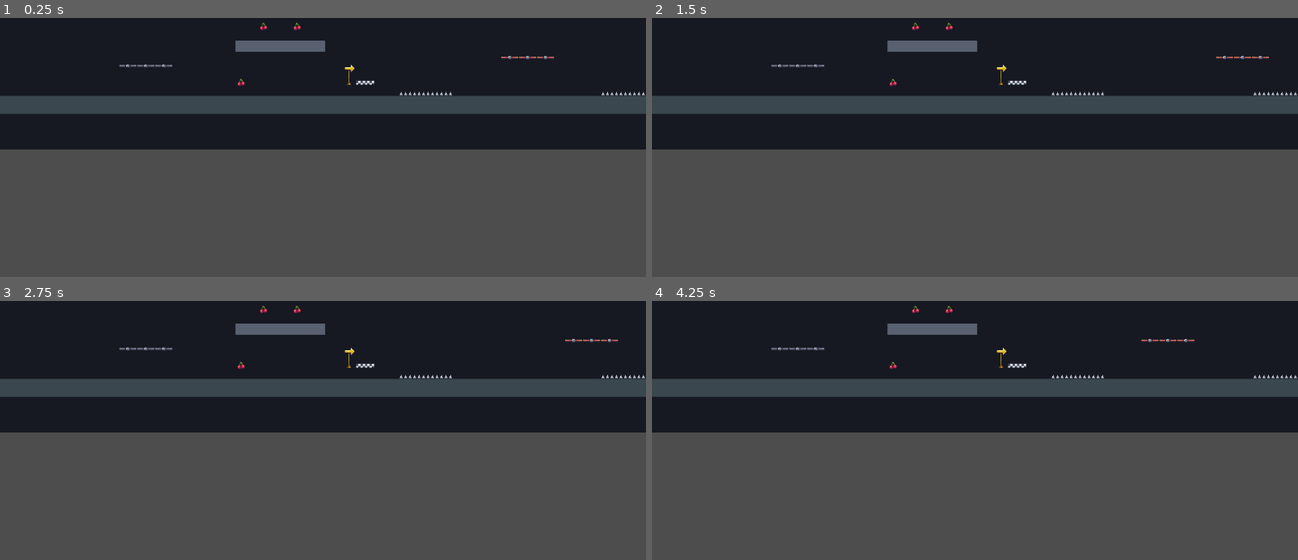
Above: before the commit, frames 1-4 (two rows, left to right).
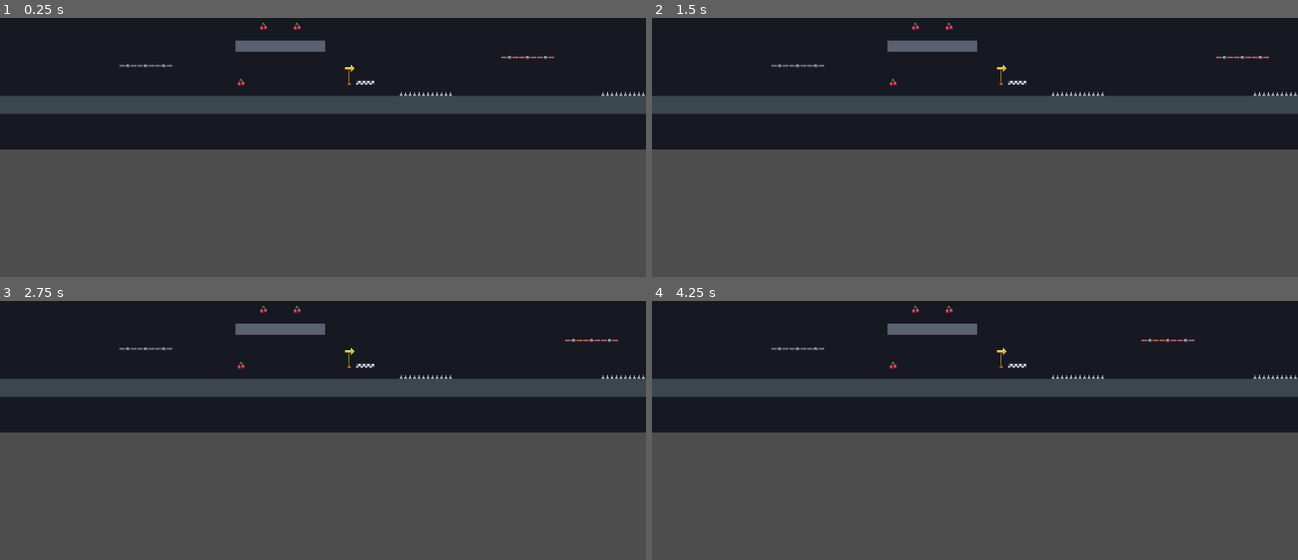
Above: after the commit, the same moments.

Repository: UserKei/Pudding
Game: Godot game, scene res://scenes/levels/level_03.tscn
Two runs of this game, one before a commit and one after it. Both use one fixed random seed, a clock stepped at 60 frames per second and the inputs below. This scene is started directly instead of the project's main scene.
Inputs:
- Up to frame 1 (0.25 s): no input
- Up to frame 2 (1.5 s): tap Enter (ui_accept) at 0.5, 1.25 s; hold D (move_right) from 0.53 s (still down); tap L (dash) at 0.6, 1.35 s; tap Space (jump) at 0.77 s
- Up to frame 3 (2.75 s): tap Space (jump) at 1.52 s; tap Enter (ui_accept) at 2 s; release D (move_right) at 2.03 s; hold A (move_left) from 2.03 s (still down); tap E (interact) at 2.1 s; tap L (dash) at 2.3 s
- Up to frame 4 (4.25 s): tap Enter (ui_accept) at 2.75, 3.5 s; release A (move_left) at 2.78 s; hold D (move_right) from 2.78 s (still down); tap L (dash) at 2.85, 3.6 s; tap Space (jump) at 3.02, 3.77 s; tap Escape (pause) at 4.15 s

The runs differ from the first frame. In frame 1, 0.1% of the frame differs, in the area x 61-100%, y 28-31%; in frame 2, 0.1%; in frame 3, 0.1%; in frame 4, 0.1%.

Commit message:
feat: add editable level hazards
Add reusable prop scenes and scripts for crumble platforms, saw blades, and conveyor belts.

Crumble platforms expose platform_size, warning colors, crumble delay, and respawn delay so they can be resized and tuned from the Godot inspector.

Saw blades expose radius, rotation speed, optional patrol offset, movement speed, pause time, and active state for fixed or moving hazards.

Conveyor belts expose belt_size, belt speed, direction, active state, and colors; Player now applies conveyor velocity from floor colliders without stacking it during dash.

Update spikes to be an @tool editable hazard with spike_size, regenerated visuals, and scene-local collision so each placed instance can be resized independently.

Verification: git diff --cached --check passed; Godot main scene launched with no debug errors.

Diff:
--- /dev/null
+++ b/scenes/props/conveyor_belt.tscn
@@ -0,0 +1,13 @@
+[gd_scene load_steps=3 format=3]
+
+[ext_resource type="Script" path="res://scripts/props/conveyor_belt.gd" id="1_conveyor"]
+
+[sub_resource type="RectangleShape2D" id="RectangleShape2D_conveyor"]
+resource_local_to_scene = true
+size = Vector2(128, 16)
+
+[node name="ConveyorBelt" type="StaticBody2D"]
+script = ExtResource("1_conveyor")
+
+[node name="CollisionShape2D" type="CollisionShape2D" parent="."]
+shape = SubResource("RectangleShape2D_conveyor")
--- /dev/null
+++ b/scenes/props/crumble_platform.tscn
@@ -0,0 +1,32 @@
+[gd_scene load_steps=4 format=3]
+
+[ext_resource type="Script" path="res://scripts/props/crumble_platform.gd" id="1_crumble"]
+
+[sub_resource type="RectangleShape2D" id="RectangleShape2D_platform"]
+resource_local_to_scene = true
+size = Vector2(96, 16)
+
+[sub_resource type="RectangleShape2D" id="RectangleShape2D_trigger"]
+resource_local_to_scene = true
+size = Vector2(96, 10)
+
+[node name="CrumblePlatform" type="StaticBody2D"]
+script = ExtResource("1_crumble")
+
+[node name="Visual" type="Polygon2D" parent="."]
+color = Color(0.55, 0.58, 0.62, 1)
+polygon = PackedVector2Array(-48, -8, 48, -8, 48, 8, -48, 8)
+
+[node name="CrackVisual" type="Line2D" parent="."]
+points = PackedVector2Array(-36, -1, -21.6, 2.8, -4.8, -1.6, 8.64, 3.2, 26.4, -1.2)
+width = 2.0
+default_color = Color(0.25, 0.27, 0.3, 0.85)
+
+[node name="CollisionShape2D" type="CollisionShape2D" parent="."]
+shape = SubResource("RectangleShape2D_platform")
+
+[node name="TriggerArea" type="Area2D" parent="."]
+
+[node name="CollisionShape2D" type="CollisionShape2D" parent="TriggerArea"]
+position = Vector2(0, -11)
+shape = SubResource("RectangleShape2D_trigger")
--- /dev/null
+++ b/scenes/props/saw_blade.tscn
@@ -0,0 +1,23 @@
+[gd_scene load_steps=3 format=3]
+
+[ext_resource type="Script" path="res://scripts/props/saw_blade.gd" id="1_saw"]
+
+[sub_resource type="CircleShape2D" id="CircleShape2D_saw"]
+resource_local_to_scene = true
+radius = 15.84
+
+[node name="SawBlade" type="Area2D"]
+script = ExtResource("1_saw")
+
+[node name="BladeVisual" type="Node2D" parent="."]
+
+[node name="Teeth" type="Polygon2D" parent="BladeVisual"]
+color = Color(0.76, 0.78, 0.82, 1)
+polygon = PackedVector2Array(18, 0, 12.5647, 2.49918, 16.6298, 6.8883, 10.6412, 7.10969, 12.7279, 12.7279, 7.10969, 10.6412, 6.8883, 16.6298, 2.49918, 12.5647, 1.10218e-15, 18, -2.49918, 12.5647, -6.8883, 16.6298, -7.10969, 10.6412, -12.7279, 12.7279, -10.6412, 7.10969, -16.6298, 6.8883, -12.5647, 2.49918, -18, 2.20436e-15, -12.5647, -2.49918, -16.6298, -6.8883, -10.6412, -7.10969, -12.7279, -12.7279, -7.10969, -10.6412, -6.8883, -16.6298, -2.49918, -12.5647, -3.30655e-15, -18, 2.49918, -12.5647, 6.8883, -16.6298, 7.10969, -10.6412, 12.7279, -12.7279, 10.6412, -7.10969, 16.6298, -6.8883, 12.5647, -2.49918)
+
+[node name="Core" type="Polygon2D" parent="BladeVisual"]
+color = Color(0.28, 0.31, 0.36, 1)
+polygon = PackedVector2Array(6.84, 0, 6.3202, 2.6178, 4.83661, 4.83661, 2.6178, 6.3202, 4.18834e-16, 6.84, -2.6178, 6.3202, -4.83661, 4.83661, -6.3202, 2.6178, -6.84, 8.37669e-16, -6.3202, -2.6178, -4.83661, -4.83661, -2.6178, -6.3202, -1.2565e-15, -6.84, 2.6178, -6.3202, 4.83661, -4.83661, 6.3202, -2.6178)
+
+[node name="CollisionShape2D" type="CollisionShape2D" parent="."]
+shape = SubResource("CircleShape2D_saw")
--- a/scenes/props/spikes.tscn
+++ b/scenes/props/spikes.tscn
@@ -4,6 +4,7 @@
 [ext_resource type="Texture2D" path="res://assets/game/props/spikes_idle.png" id="2_spikes_idle"]
 
 [sub_resource type="RectangleShape2D" id="RectangleShape2D_spikes"]
+resource_local_to_scene = true
 size = Vector2(96, 18)
 
 [node name="Spikes" type="Area2D" unique_id=610833909]
--- a/scripts/player/player.gd
+++ b/scripts/player/player.gd
@@ -60,6 +60,7 @@
 var body_animation_name := ""
 var body_animation_frame := 0
 var body_animation_elapsed := 0.0
+var applied_conveyor_velocity := Vector2.ZERO
 
 
 func _ready() -> void:
@@ -81,6 +82,10 @@
 	update_one_way_drop_timer(delta)
 	update_dash_timers(delta)
 	update_jump_buffer(delta)
+	velocity.x -= applied_conveyor_velocity.x
+	applied_conveyor_velocity = Vector2.ZERO
+	var conveyor_velocity := get_floor_conveyor_velocity()
+
 
 	var input_axis := Input.get_axis(move_left_action, move_right_action)
 
@@ -105,6 +110,10 @@
 	else:
 		velocity.x = move_toward(velocity.x, 0.0, friction * delta)
 
+	if dash_timer <= 0.0:
+		velocity.x += conveyor_velocity.x
+		applied_conveyor_velocity = conveyor_velocity
+
 	if not is_on_floor():
 		velocity.y = minf(velocity.y + gravity * delta, max_fall_speed)
 	elif velocity.y > 0.0:
@@ -181,6 +190,7 @@
 
 func reset_motion() -> void:
 	velocity = Vector2.ZERO
+	applied_conveyor_velocity = Vector2.ZERO
 	coyote_timer = 0.0
 	jump_buffer_timer = 0.0
 	one_way_drop_timer = 0.0
@@ -257,6 +267,22 @@
 	return false
 
 
+func get_floor_conveyor_velocity() -> Vector2:
+	if not is_on_floor():
+		return Vector2.ZERO
+
+	for index in range(get_slide_collision_count()):
+		var collision := get_slide_collision(index)
+		if collision.get_normal().dot(Vector2.UP) < 0.7:
+			continue
+
+		var collider := collision.get_collider()
+		if collider is Node and collider.has_method("get_conveyor_velocity"):
+			return collider.get_conveyor_velocity()
+
+	return Vector2.ZERO
+
+
 func start_one_way_drop() -> void:
 	coyote_timer = 0.0
 	one_way_drop_timer = one_way_drop_duration
--- /dev/null
+++ b/scripts/props/conveyor_belt.gd
@@ -0,0 +1,90 @@
+@tool
+extends StaticBody2D
+class_name ConveyorBelt
+
+@export var belt_size := Vector2(128.0, 16.0):
+	set(value):
+		belt_size = Vector2(maxf(value.x, 1.0), maxf(value.y, 1.0))
+		_refresh_belt()
+
+@export var belt_speed := 60.0
+@export_range(-1, 1, 2) var direction := 1:
+	set(value):
+		direction = -1 if value < 0 else 1
+		_refresh_belt()
+
+@export var active := true:
+	set(value):
+		active = value
+		_refresh_belt()
+
+@export var visual_color := Color(0.18, 0.2, 0.24, 1.0):
+	set(value):
+		visual_color = value
+		_refresh_belt()
+
+@export var arrow_color := Color(0.95, 0.78, 0.28, 1.0):
+	set(value):
+		arrow_color = value
+		_refresh_belt()
+
+
+func _ready() -> void:
+	_refresh_belt()
+
+
+func get_conveyor_velocity() -> Vector2:
+	if not active:
+		return Vector2.ZERO
+
+	return Vector2(float(direction) * belt_speed, 0.0)
+
+
+func _refresh_belt() -> void:
+	if not is_inside_tree():
+		return
+
+	var collision_shape := get_node_or_null("CollisionShape2D") as CollisionShape2D
+	if collision_shape != null:
+		var rectangle_shape := collision_shape.shape as RectangleShape2D
+		if rectangle_shape == null or not rectangle_shape.resource_local_to_scene:
+			rectangle_shape = RectangleShape2D.new()
+			rectangle_shape.resource_local_to_scene = true
+			collision_shape.shape = rectangle_shape
+		rectangle_shape.size = belt_size
+
+	queue_redraw()
+
+
+func _draw() -> void:
+	var half_size := belt_size * 0.5
+	var belt_rect := Rect2(-half_size, belt_size)
+	var edge_color := visual_color.lightened(0.25)
+	var rendered_arrow_color := arrow_color if active else arrow_color.darkened(0.55)
+
+	draw_rect(belt_rect, visual_color, true)
+	draw_rect(belt_rect, edge_color, false, 2.0)
+
+	var arrow_spacing := 24.0
+	var arrow_count: int = max(1, floori(belt_size.x / arrow_spacing))
+	var left := -half_size.x + arrow_spacing * 0.5
+	for index in range(arrow_count):
+		var center := Vector2(left + index * arrow_spacing, 0.0)
+		_draw_arrow(center, rendered_arrow_color)
+
+
+func _draw_arrow(center: Vector2, color: Color) -> void:
+	var arrow_width := minf(14.0, belt_size.y * 0.9)
+	var arrow_height := minf(8.0, belt_size.y * 0.55)
+	var direction_sign := float(direction)
+
+	var points := PackedVector2Array([
+		center + Vector2(-direction_sign * arrow_width * 0.5, -arrow_height * 0.5),
+		center + Vector2(direction_sign * arrow_width * 0.15, -arrow_height * 0.5),
+		center + Vector2(direction_sign * arrow_width * 0.15, -arrow_height),
+		center + Vector2(direction_sign * arrow_width * 0.5, 0.0),
+		center + Vector2(direction_sign * arrow_width * 0.15, arrow_height),
+		center + Vector2(direction_sign * arrow_width * 0.15, arrow_height * 0.5),
+		center + Vector2(-direction_sign * arrow_width * 0.5, arrow_height * 0.5),
+	])
+	draw_colored_polygon(points, color)
--- /dev/null
+++ b/scripts/props/crumble_platform.gd
@@ -0,0 +1,170 @@
+@tool
+extends StaticBody2D
+class_name CrumblePlatform
+
+@export var platform_size := Vector2(96.0, 16.0):
+	set(value):
+		platform_size = Vector2(maxf(value.x, 1.0), maxf(value.y, 1.0))
+		_refresh_platform()
+
+@export var crumble_delay := 0.45
+@export var respawn_delay := 2.0
+@export var active := true
+
+@export var visual_color := Color(0.55, 0.58, 0.62, 1.0):
+	set(value):
+		visual_color = value
+		_refresh_platform()
+
+@export var warning_color := Color(1.0, 0.52, 0.18, 1.0):
+	set(value):
+		warning_color = value
+		_refresh_platform()
+
+var is_crumbling := false
+var is_broken := false
+var crumble_remaining := 0.0
+var respawn_remaining := 0.0
+
+
+func _ready() -> void:
+	_refresh_platform()
+	if Engine.is_editor_hint():
+		return
+
+	var trigger_area := get_node_or_null("TriggerArea") as Area2D
+	if trigger_area != null and not trigger_area.body_entered.is_connected(_on_trigger_body_entered):
+		trigger_area.body_entered.connect(_on_trigger_body_entered)
+
+
+func _physics_process(delta: float) -> void:
+	if Engine.is_editor_hint():
+		return
+
+	if is_crumbling:
+		crumble_remaining = maxf(crumble_remaining - delta, 0.0)
+		_update_warning_visual()
+		if crumble_remaining == 0.0:
+			_break_platform()
+		return
+
+	if is_broken:
+		respawn_remaining = maxf(respawn_remaining - delta, 0.0)
+		if respawn_remaining == 0.0:
+			_restore_platform()
+
+
+func _on_trigger_body_entered(body: Node2D) -> void:
+	if not active:
+		return
+	if is_crumbling or is_broken:
+		return
+	if not body.has_method("die"):
+		return
+
+	is_crumbling = true
+	crumble_remaining = maxf(crumble_delay, 0.0)
+	_update_warning_visual()
+
+
+func _break_platform() -> void:
+	is_crumbling = false
+	is_broken = true
+	respawn_remaining = maxf(respawn_delay, 0.0)
+	_set_collision_enabled(false)
+
+	var visual := get_node_or_null("Visual") as Polygon2D
+	if visual != null:
+		visual.visible = false
+
+	var crack_visual := get_node_or_null("CrackVisual") as Line2D
+	if crack_visual != null:
+		crack_visual.visible = false
+
+
+func _restore_platform() -> void:
+	is_broken = false
+	respawn_remaining = 0.0
+	_set_collision_enabled(true)
+
+	var visual := get_node_or_null("Visual") as Polygon2D
+	if visual != null:
+		visual.visible = true
+		visual.color = visual_color
+
+	var crack_visual := get_node_or_null("CrackVisual") as Line2D
+	if crack_visual != null:
+		crack_visual.visible = true
+
+
+func _set_collision_enabled(enabled: bool) -> void:
+	var collision_shape := get_node_or_null("CollisionShape2D") as CollisionShape2D
+	if collision_shape != null:
+		collision_shape.set_deferred("disabled", not enabled)
+
+	var trigger_area := get_node_or_null("TriggerArea") as Area2D
+	if trigger_area != null:
+		trigger_area.set_deferred("monitoring", enabled)
+		trigger_area.set_deferred("monitorable", enabled)
+
+	var trigger_shape := get_node_or_null("TriggerArea/CollisionShape2D") as CollisionShape2D
+	if trigger_shape != null:
+		trigger_shape.set_deferred("disabled", not enabled)
+
+
+func _update_warning_visual() -> void:
+	var visual := get_node_or_null("Visual") as Polygon2D
+	if visual == null:
+		return
+
+	var blink := floori(float(Time.get_ticks_msec()) / 90.0) % 2 == 0
+	visual.color = warning_color if blink else visual_color
+
+
+func _refresh_platform() -> void:
+	if not is_inside_tree():
+		return
+
+	var half_size := platform_size * 0.5
+
+	var visual := get_node_or_null("Visual") as Polygon2D
+	if visual != null:
+		visual.polygon = PackedVector2Array([
+			Vector2(-half_size.x, -half_size.y),
+			Vector2(half_size.x, -half_size.y),
+			Vector2(half_size.x, half_size.y),
+			Vector2(-half_size.x, half_size.y),
+		])
+		visual.color = warning_color if is_crumbling else visual_color
+
+	var crack_visual := get_node_or_null("CrackVisual") as Line2D
+	if crack_visual != null:
+		crack_visual.points = PackedVector2Array([
+			Vector2(-half_size.x * 0.75, -1.0),
+			Vector2(-half_size.x * 0.45, half_size.y * 0.35),
+			Vector2(-half_size.x * 0.1, -half_size.y * 0.2),
+			Vector2(half_size.x * 0.18, half_size.y * 0.4),
+			Vector2(half_size.x * 0.55, -half_size.y * 0.15),
+		])
+
+	_refresh_rectangle_shape("CollisionShape2D", platform_size)
+
+	var trigger_shape := get_node_or_null("TriggerArea/CollisionShape2D") as CollisionShape2D
+	if trigger_shape != null:
+		var trigger_height := 10.0
+		trigger_shape.position = Vector2(0.0, -half_size.y - trigger_height * 0.5 + 2.0)
+		_refresh_rectangle_shape("TriggerArea/CollisionShape2D", Vector2(platform_size.x, trigger_height))
+
+
+func _refresh_rectangle_shape(shape_path: NodePath, size: Vector2) -> void:
+	var collision_shape := get_node_or_null(shape_path) as CollisionShape2D
+	if collision_shape == null:
+		return
+
+	var rectangle_shape := collision_shape.shape as RectangleShape2D
+	if rectangle_shape == null or not rectangle_shape.resource_local_to_scene:
+		rectangle_shape = RectangleShape2D.new()
+		rectangle_shape.resource_local_to_scene = true
+		collision_shape.shape = rectangle_shape
+
+	rectangle_shape.size = size
--- /dev/null
+++ b/scripts/props/saw_blade.gd
@@ -0,0 +1,110 @@
+@tool
+extends Area2D
+class_name SawBlade
+
+const TOOTH_COUNT := 16
+
+@export var radius := 18.0:
+	set(value):
+		radius = maxf(value, 4.0)
+		_refresh_saw()
+
+@export var rotation_speed := 360.0
+@export var travel_offset := Vector2.ZERO:
+	set(value):
+		travel_offset = value
+		_refresh_saw()
+
+@export var move_speed := 80.0
+@export var pause_time := 0.2
+@export var active := true
+
+var start_position := Vector2.ZERO
+var end_position := Vector2.ZERO
+var moving_to_end := true
+var pause_remaining := 0.0
+
+
+func _ready() -> void:
+	_refresh_saw()
+	if Engine.is_editor_hint():
+		return
+
+	start_position = global_position
+	end_position = start_position + travel_offset
+	if not body_entered.is_connected(_on_body_entered):
+		body_entered.connect(_on_body_entered)
+
+
+func _physics_process(delta: float) -> void:
+	if Engine.is_editor_hint():
+		return
+
+	var blade_visual := get_node_or_null("BladeVisual") as Node2D
+	if blade_visual != null:
+		blade_visual.rotation_degrees += rotation_speed * delta
+
+	if not active:
+		return
+	if travel_offset.is_zero_approx() or move_speed <= 0.0:
+		return
+
+	if pause_remaining > 0.0:
+		pause_remaining = maxf(pause_remaining - delta, 0.0)
+		return
+
+	var target := end_position if moving_to_end else start_position
+	global_position = global_position.move_toward(target, move_speed * delta)
+	if global_position.is_equal_approx(target):
+		moving_to_end = not moving_to_end
+		pause_remaining = pause_time
+
+
+func _on_body_entered(body: Node2D) -> void:
+	if not active:
+		return
+	if body.has_method("die"):
+		body.die()
+
+
+func _refresh_saw() -> void:
+	if not is_inside_tree():
+		return
+
+	var teeth := get_node_or_null("BladeVisual/Teeth") as Polygon2D
+	if teeth != null:
+		var points := PackedVector2Array()
+		for index in range(TOOTH_COUNT * 2):
+			var angle := TAU * float(index) / float(TOOTH_COUNT * 2)
+			var point_radius := radius if index % 2 == 0 else radius * 0.68
+			points.append(Vector2(cos(angle), sin(angle)) * point_radius)
+		teeth.polygon = points
+
+	var core := get_node_or_null("BladeVisual/Core") as Polygon2D
+	if core != null:
+		var points := PackedVector2Array()
+		for index in range(16):
+			var angle := TAU * float(index) / 16.0
+			points.append(Vector2(cos(angle), sin(angle)) * radius * 0.38)
+		core.polygon = points
+
+	var collision_shape := get_node_or_null("CollisionShape2D") as CollisionShape2D
+	if collision_shape != null:
+		var circle_shape := collision_shape.shape as CircleShape2D
+		if circle_shape == null or not circle_shape.resource_local_to_scene:
+			circle_shape = CircleShape2D.new()
+			circle_shape.resource_local_to_scene = true
+			collision_shape.shape = circle_shape
+		circle_shape.radius = radius * 0.88
+
+	queue_redraw()
+
+
+func _draw() -> void:
+	if not Engine.is_editor_hint():
+		return
+	if travel_offset.is_zero_approx():
+		return
+
+	draw_line(Vector2.ZERO, travel_offset, Color(1.0, 0.25, 0.25, 0.65), 2.0)
+	draw_circle(travel_offset, 4.0, Color(1.0, 0.25, 0.25, 0.8))
--- a/scripts/props/spikes.gd
+++ b/scripts/props/spikes.gd
@@ -1,11 +1,23 @@
+@tool
 extends Area2D
 class_name Spikes
 
+const SPIKE_TEXTURE := preload("res://assets/game/props/spikes_idle.png")
+const SPIKE_TILE_SIZE := Vector2(16.0, 16.0)
+
 @export var active := true
+@export var spike_size := Vector2(96.0, 18.0):
+	set(value):
+		spike_size = Vector2(maxf(value.x, 1.0), maxf(value.y, 1.0))
+		_refresh_spikes()
 
 
 func _ready() -> void:
-	body_entered.connect(_on_body_entered)
+	_refresh_spikes()
+	if Engine.is_editor_hint():
+		return
+	if not body_entered.is_connected(_on_body_entered):
+		body_entered.connect(_on_body_entered)
 
 
 func _on_body_entered(body: Node2D) -> void:
@@ -13,3 +25,50 @@
 		return
 	if body.has_method("die"):
 		body.die()
+
+
+func _refresh_spikes() -> void:
+	if not is_inside_tree():
+		return
+
+	_refresh_visuals()
+	_refresh_collision_shape()
+
+
+func _refresh_visuals() -> void:
+	var spike_visual := get_node_or_null("SpikeVisual") as Node2D
+	if spike_visual == null:
+		return
+
+	for child in spike_visual.get_children():
+		spike_visual.remove_child(child)
+		child.free()
+
+	var spike_count: int = max(1, ceili(spike_size.x / SPIKE_TILE_SIZE.x))
+	var visual_scale := Vector2(1.0, spike_size.y / SPIKE_TILE_SIZE.y)
+	var left := -spike_size.x * 0.5
+	var spacing := spike_size.x / float(spike_count)
+
+	for index in range(spike_count):
+		var sprite := Sprite2D.new()
+		sprite.name = "Spike%02d" % [index + 1]
+		sprite.texture_filter = CanvasItem.TEXTURE_FILTER_NEAREST
+		sprite.texture = SPIKE_TEXTURE
+		sprite.position = Vector2(left + spacing * (float(index) + 0.5), 0.0)
+		sprite.scale = visual_scale
+		spike_visual.add_child(sprite)
+
+
+func _refresh_collision_shape() -> void:
+	var collision_shape := get_node_or_null("CollisionShape2D") as CollisionShape2D
+	if collision_shape == null:
+		return
+
+	var rectangle_shape := collision_shape.shape as RectangleShape2D
+	if rectangle_shape == null or not rectangle_shape.resource_local_to_scene:
+		rectangle_shape = RectangleShape2D.new()
+		rectangle_shape.resource_local_to_scene = true
+		collision_shape.shape = rectangle_shape
+
+	rectangle_shape.size = spike_size
+	collision_shape.position = Vector2(0.0, maxf(spike_size.y * 0.08, 1.0))
Not shown, added: scripts/props/conveyor_belt.gd.uid
Not shown, added: scripts/props/crumble_platform.gd.uid
Not shown, added: scripts/props/saw_blade.gd.uid
